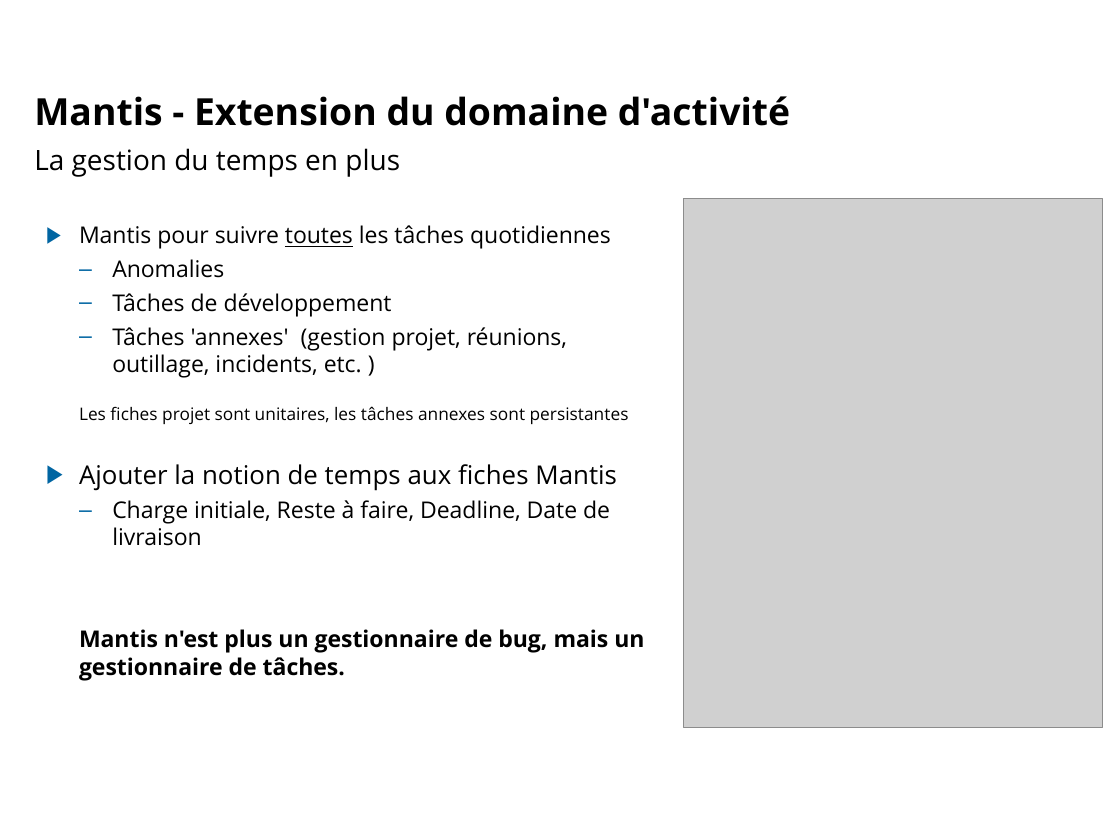
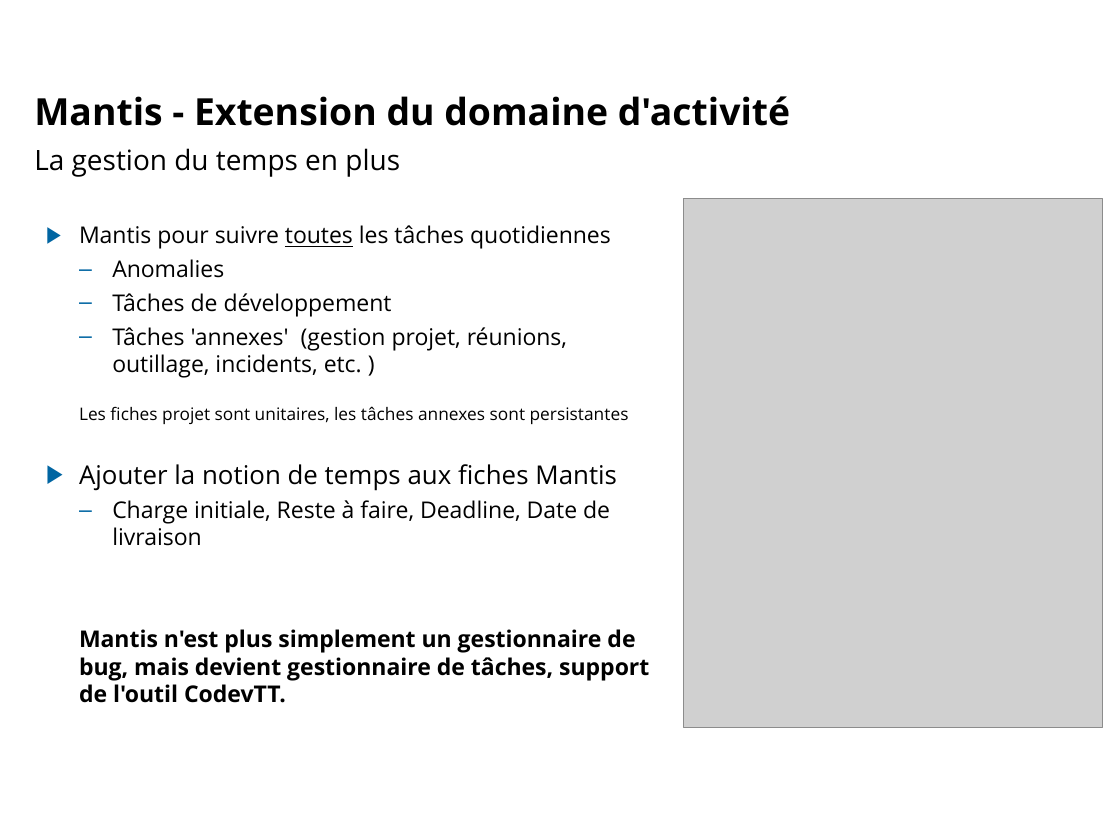
Before and after one commit to lbayle/codev, a slide deck: slide 6 of doc/Presentation/CodevTT_5a7_20120315.odp (slide 5 before the commit). Drawn at 1120x840 pixels with LibreOffice and Linux fonts; fonts in the diff are those of the drawing; grey boxes stand for pictures; background and template pictures are left out. Boxes give left, top, right and bottom in pixels: in the first picture for what was removed or moved away, otherwise in the second. Text is boxed around its words. In the diff, an @@ line names an element or a change of style, - is before the commit and + after.

```diff
--- a/doc/Presentation/CodevTT_5a7_20120315.odp
+++ b/doc/Presentation/CodevTT_5a7_20120315.odp
@@ text at box(79, 629, 649, 703): text changed @@
-Mantis n'est plus un gestionnaire de bug, mais un gestionnaire de tâches.
+Mantis n'est plus simplement un gestionnaire de bug, mais devient gestionnaire de tâches, support de l'outil CodevTT.
```
Also in this commit, not shown: 5 other slides changed, 1 slide added, 1 other file.
